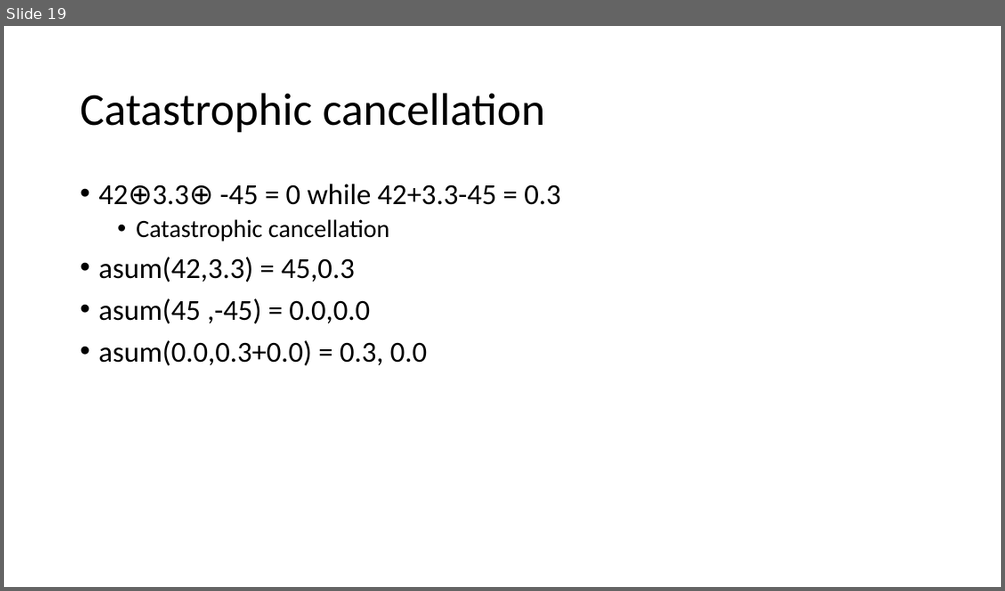
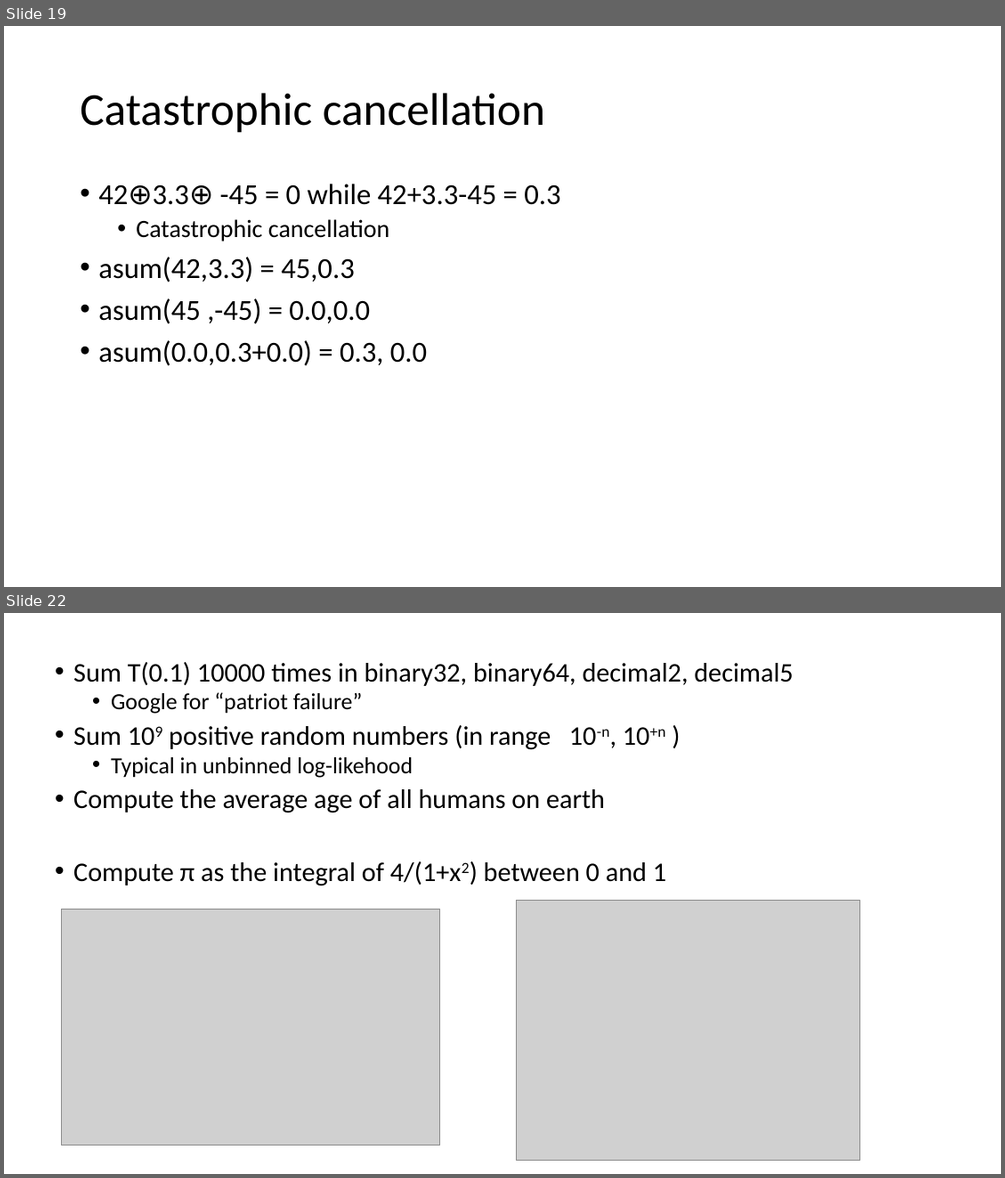
Before and after one commit to VinInn/FPCourse, a slide deck: Slides/FPforScientist.pptx. Shown one above the other, each under a label of ours: slide 19 before the commit, slides 19 and 22 after it; the slides between them are not shown. The pictures are 1005x591 and 1005x1178 pixels, drawn with LibreOffice and Linux fonts; fonts in the diff are those of the drawing; grey boxes stand for pictures. Boxes give left, top, right and bottom in pixels: in the first picture for what was removed or moved away, otherwise in the second. Text is boxed around its words. In the diff, an @@ line names an element or a change of style, - is before the commit and + after.

```diff
--- a/Slides/FPforScientist.pptx
+++ b/Slides/FPforScientist.pptx
@@ slide 22 added at bbox=[4, 613, 1001, 1174], background #FFFFFF @@
@@ text added at bbox=[73, 662, 793, 886], 25.9 pt, text #000000 @@
+• Sum T(0.1) 10000 times in binary32, binary64, decimal2, decimal5
+  • Google for “patriot failure”
+• Sum 109 positive random numbers (in range 10-n, 10+n )
+  • Typical in unbinned log-likehood
+• Compute the average age of all humans on earth
+• Compute π as the integral of 4/(1+x2) between 0 and 1
@@ picture added at bbox=[517, 900, 860, 1159] @@
@@ picture added at bbox=[62, 908, 440, 1144] @@
```
Also in this commit, not shown: 1 slide changed, 2 other slides added.
